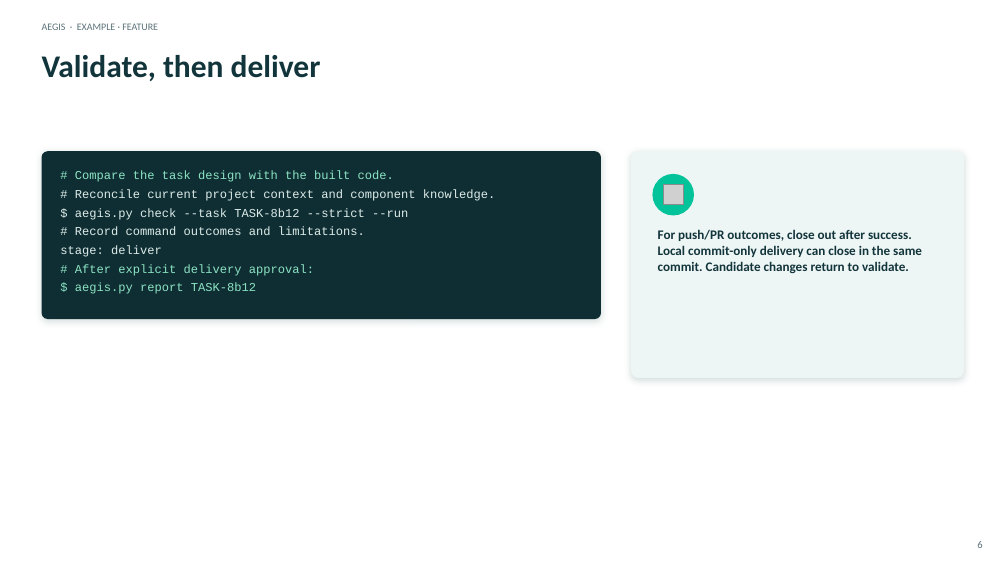
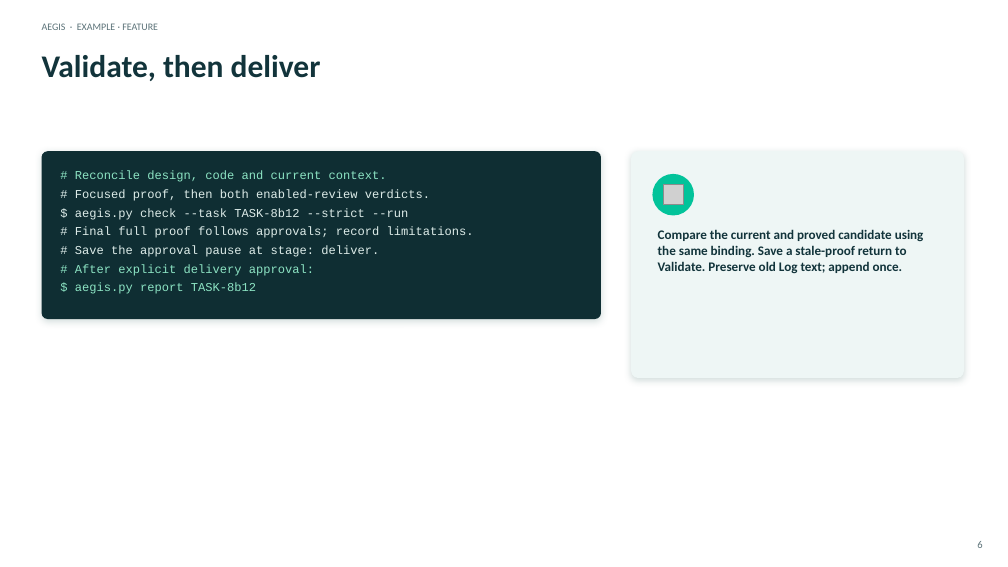
Before and after one commit to DDP-Engineering/Agentic_Engineering_Governance_Integrity_System, a slide deck: slide 6 of 06_SoftwareDocu/03_Example_Feature.pptx. Drawn at 1008x567 pixels with LibreOffice and Linux fonts; fonts in the diff are those of the drawing; grey boxes stand for pictures. Boxes give left, top, right and bottom in pixels: in the first picture for what was removed or moved away, otherwise in the second. Text is boxed around its words. In the diff, an @@ line names an element or a change of style, - is before the commit and + after.

Commit message:
Refresh AEGIS 0.14.0 documentation and delivery records
Align planning, user guides and slide companions with current workflow and evaluation evidence. Remove obsolete workspace-deployment tests and record the verified local delivery rebuild while preserving version 0.14.0. Preserve raw test logs and the source patch verbatim.

```diff
--- a/06_SoftwareDocu/03_Example_Feature.pptx
+++ b/06_SoftwareDocu/03_Example_Feature.pptx
@@ text at [75, 171, 430, 201]: text changed @@
-# Compare the task design with the built code.
-# Reconcile current project context and component knowledge.
+# Reconcile design, code and current context.
+# Focused proof, then both enabled-review verdicts.
@@ text at [75, 227, 474, 257]: text changed @@
-# Record command outcomes and limitations.
-stage: deliver
+# Final full proof follows approvals; record limitations.
+# Save the approval pause at stage: deliver.
@@ text at [658, 229, 924, 273]: text changed @@
-For push/PR outcomes, close out after success. Local commit-only delivery can close in the same commit. Candidate changes return to validate.
+Compare the current and proved candidate using the same binding. Save a stale-proof return to Validate. Preserve old Log text; append once.
```
Also in this commit, not shown: 1 other slide changed, 38 other files.
